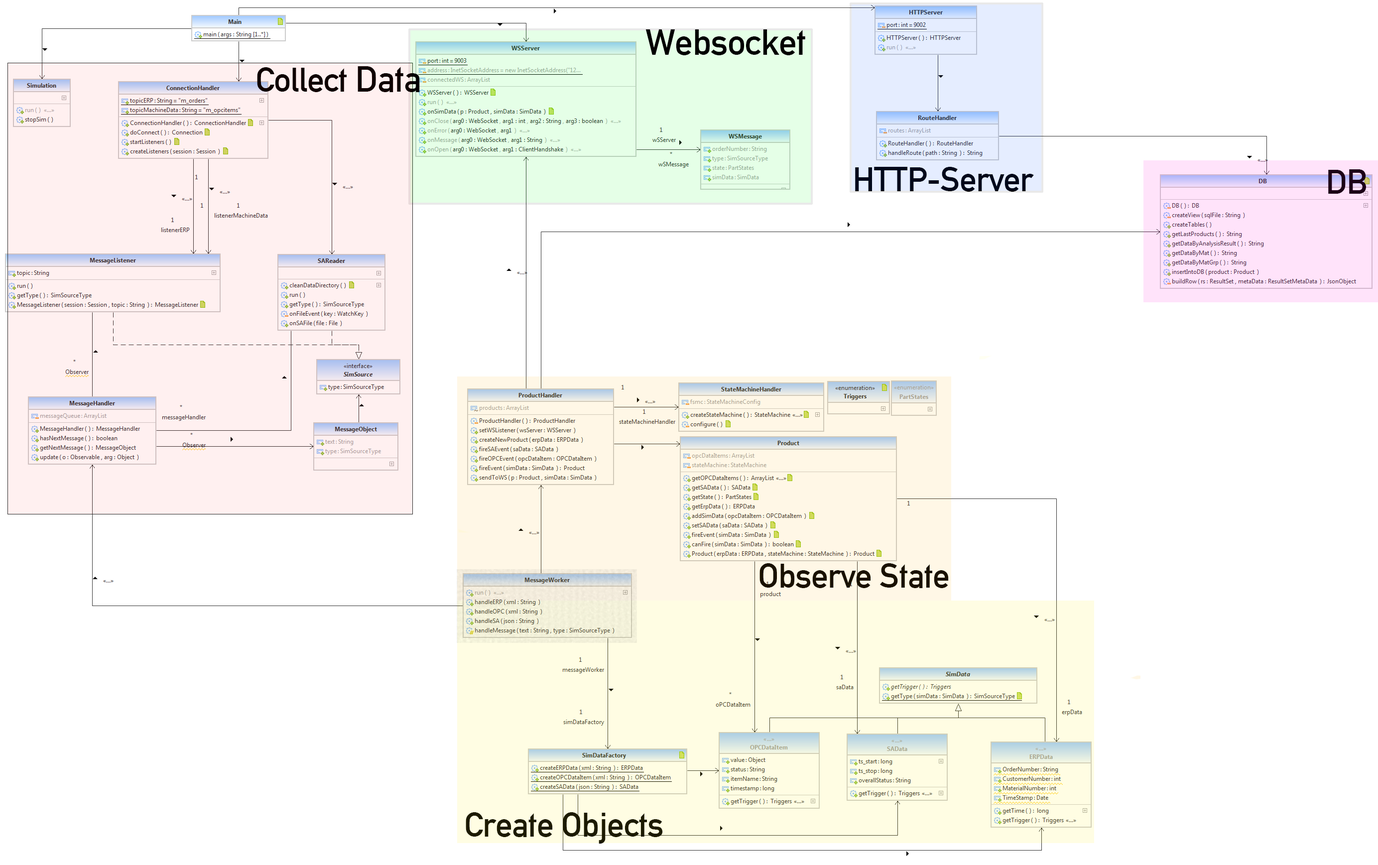
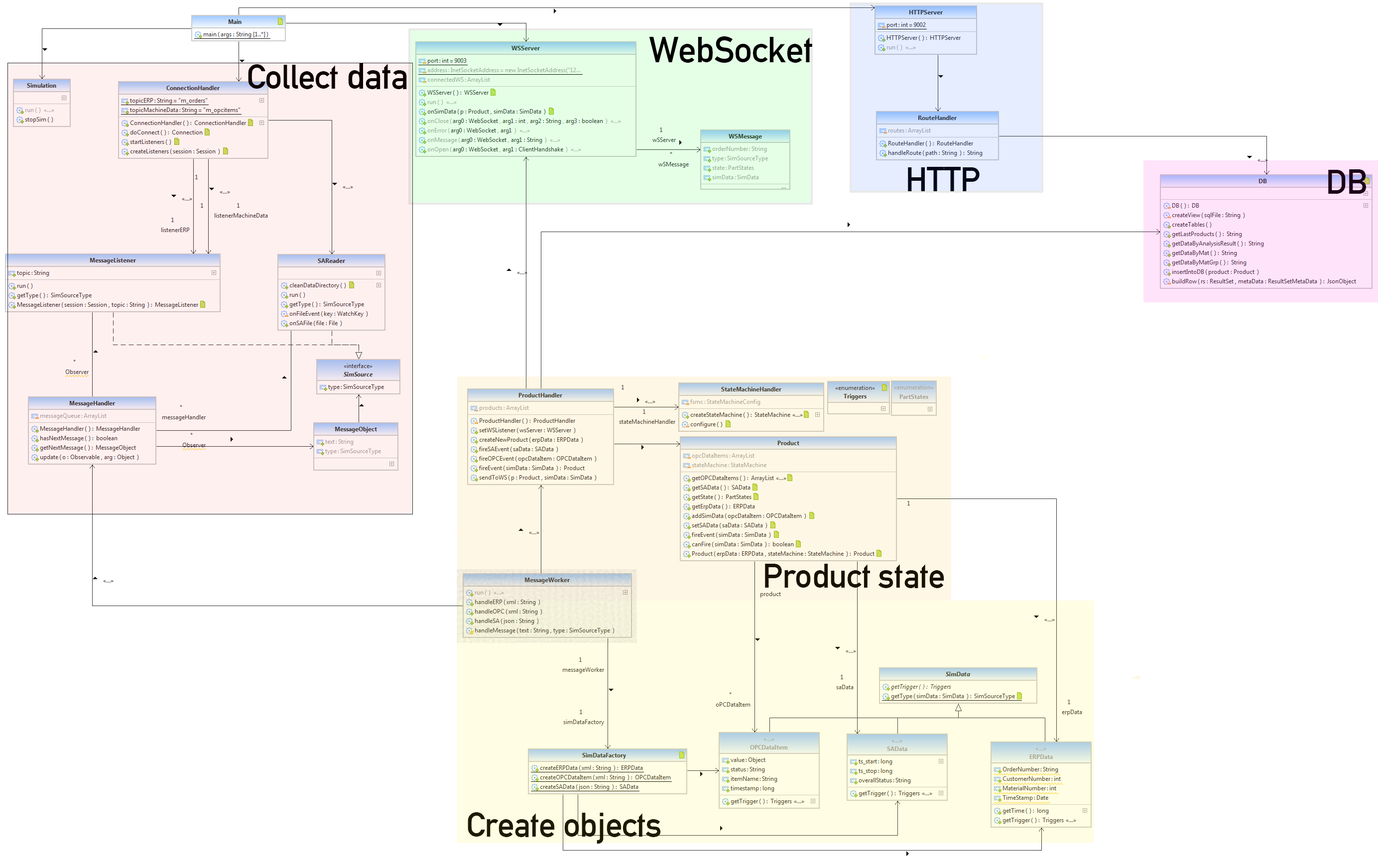
Layered file, before and after one edit (w=1378, h=865). Changes by layer:
renamed "HTTP-Server" to "HTTP", painted on it over <box>854,166,1034,192</box>
renamed "Observe State" to "Product state", painted on it over <box>759,563,949,588</box>
renamed "Create Objects" to "Create objects", painted on it over <box>465,812,663,844</box>
renamed "Collect Data" to "Collect data", painted on it over <box>247,63,420,93</box>
renamed "Websocket" to "WebSocket", painted on it over <box>645,29,813,63</box>
